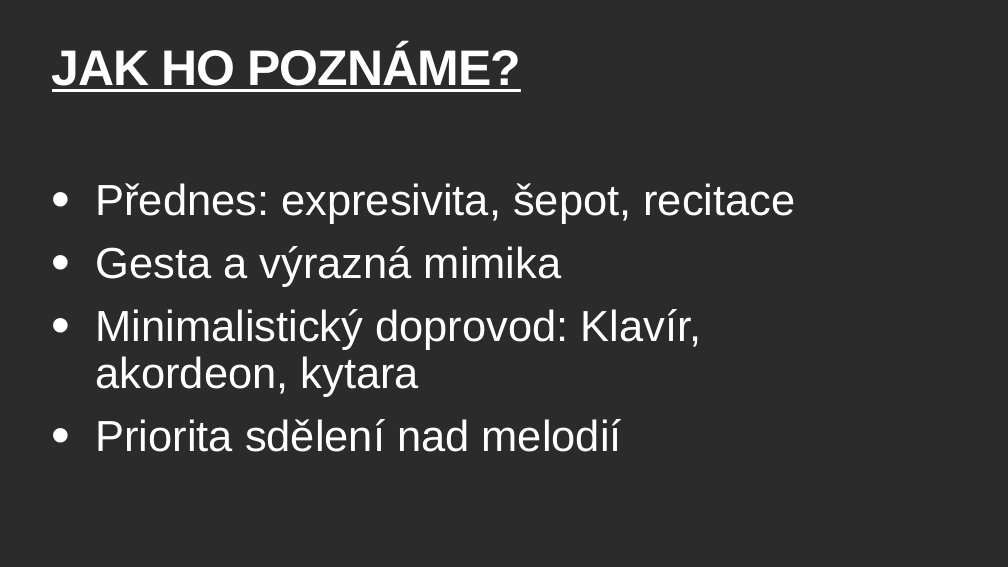
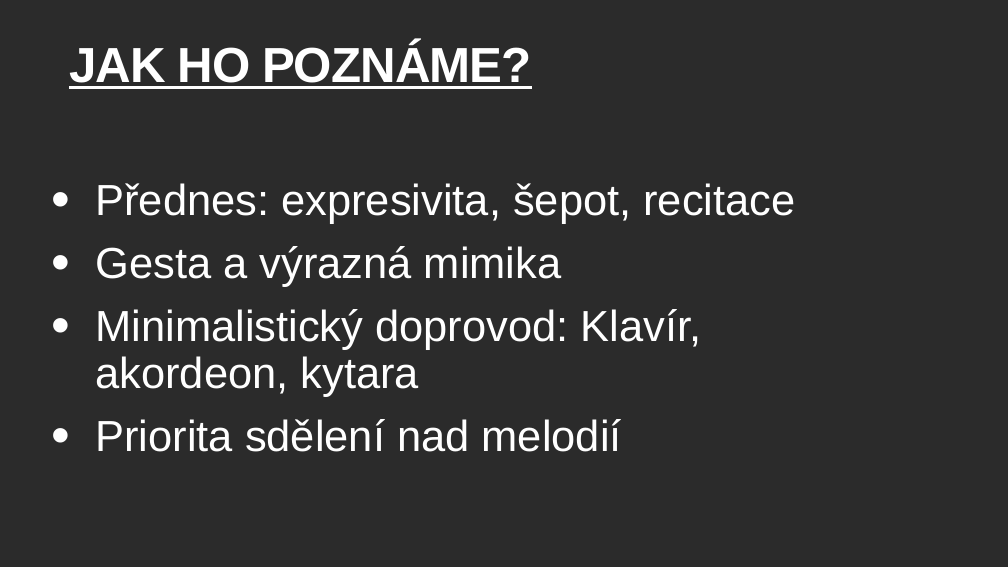
Before and after one commit to adamvotava1/prezentace, a slide deck: slide 4 of sanson.pptx. Drawn at 1008x567 pixels with LibreOffice and Linux fonts; fonts in the diff are those of the drawing; background and template pictures are left out; a plain dark background stands for a picture behind light text. Boxes give left, top, right and bottom in pixels: in the first picture for what was removed or moved away, otherwise in the second. Text is boxed around its words. In the diff, an @@ line names an element or a change of style, - is before the commit and + after.

```diff
--- a/sanson.pptx
+++ b/sanson.pptx
@@ title "JAK HO POZNÁME?": place and size @@
-title "JAK HO POZNÁME?" at [52, 45, 521, 92]
+title "JAK HO POZNÁME?" at [69, 42, 532, 89]
@@ title "JAK HO POZNÁME?" at [69, 42, 532, 89]: size 95.2 to 93.8 pt @@
```
Also in this commit, not shown: 5 other slides changed, 1 slide added, 1 slide removed.
